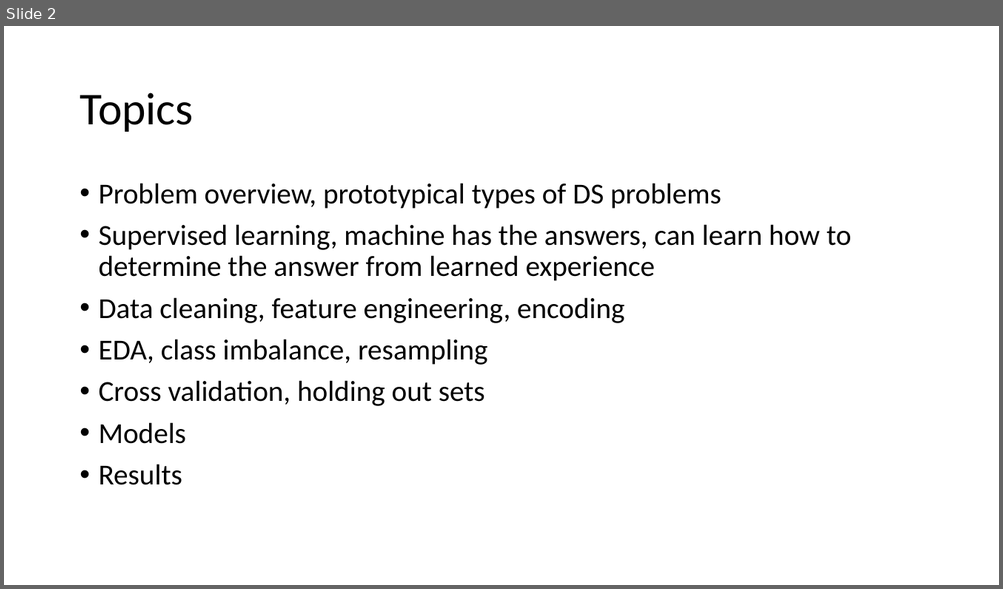
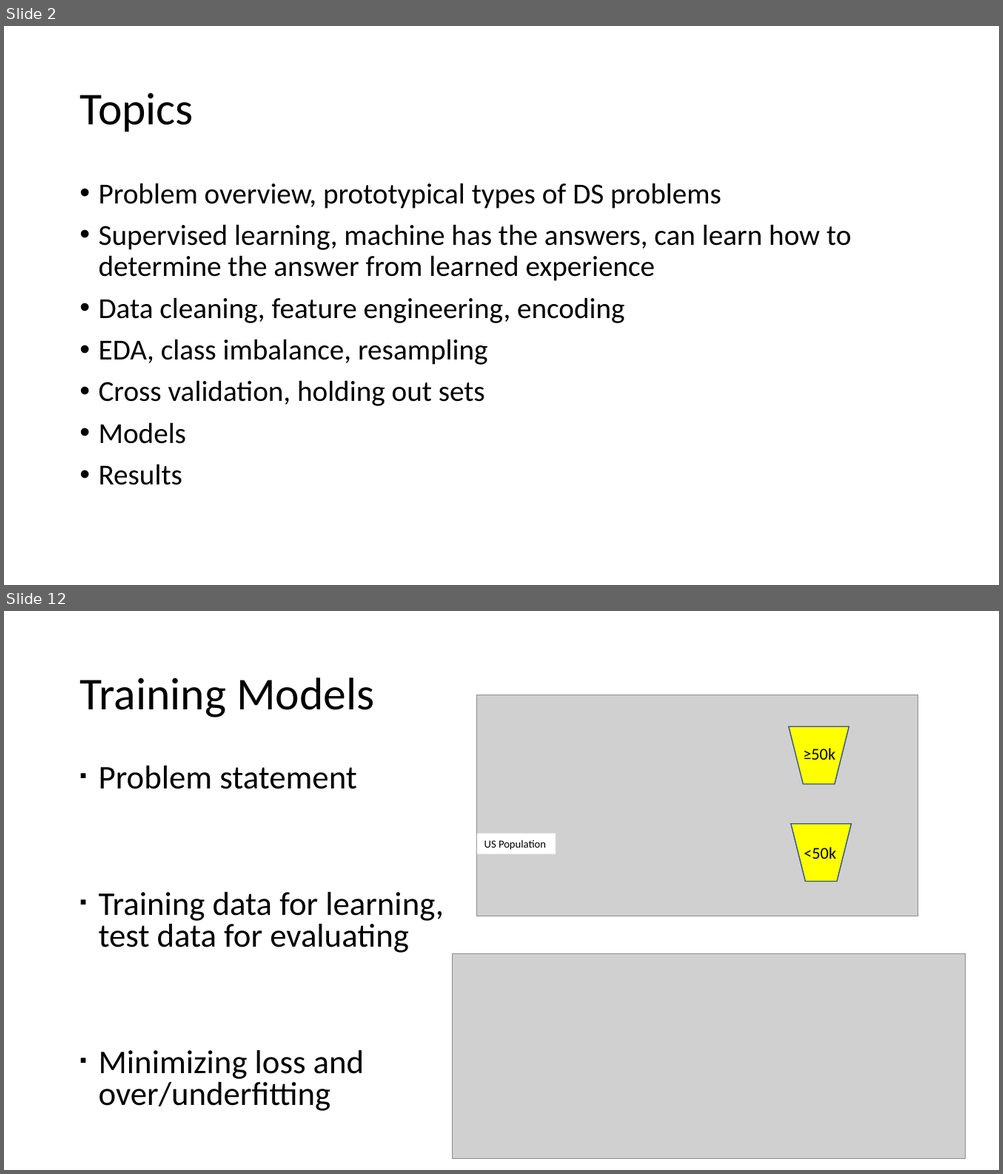
Before and after one commit to andy-j-block/census_income_predictions, a slide deck: slide_deck.pptx. Shown one above the other, each under a label of ours: slide 2 before the commit, slides 2 and 12 after it; the slides between them are not shown. The pictures are 1003x589 and 1003x1174 pixels, drawn with LibreOffice and Linux fonts; fonts in the diff are those of the drawing; grey boxes stand for pictures. Boxes give left, top, right and bottom in pixels: in the first picture for what was removed or moved away, otherwise in the second. Text is boxed around its words. In the diff, an @@ line names an element or a change of style, - is before the commit and + after.

```diff
--- a/slide_deck.pptx
+++ b/slide_deck.pptx
@@ slide 12 added at (4,611,999,1170), background #FFFFFF @@
@@ title added at (79,678,374,718), 44 pt, text #000000 @@
+Training Models
@@ picture added at (477,695,918,916) @@
@@ trapezoid added at (789,726,849,784), fill #FFFF00, outline #325491 1 pt @@
@@ text added at (99,766,444,1111), 32 pt, text #000000 @@
+▪ Problem statement
+▪ Training data for learning, test data for evaluating
+▪ Minimizing loss and over/underfitting
@@ text added at (802,748,835,760), 16 pt, text #000000 @@
+≥50k
@@ trapezoid added at (791,823,851,881), fill #FFFF00, outline #325491 1 pt @@
@@ rectangle added at (477,833,555,854), fill #FFFFFF, 10.5 pt, text #000000 @@
+US Population
@@ text added at (803,847,836,859), 16 pt, text #000000 @@
+<50k
@@ picture added at (452,954,966,1159) @@
```
Also in this commit, not shown: 1 slide changed, 11 other slides added, 7 other files.
